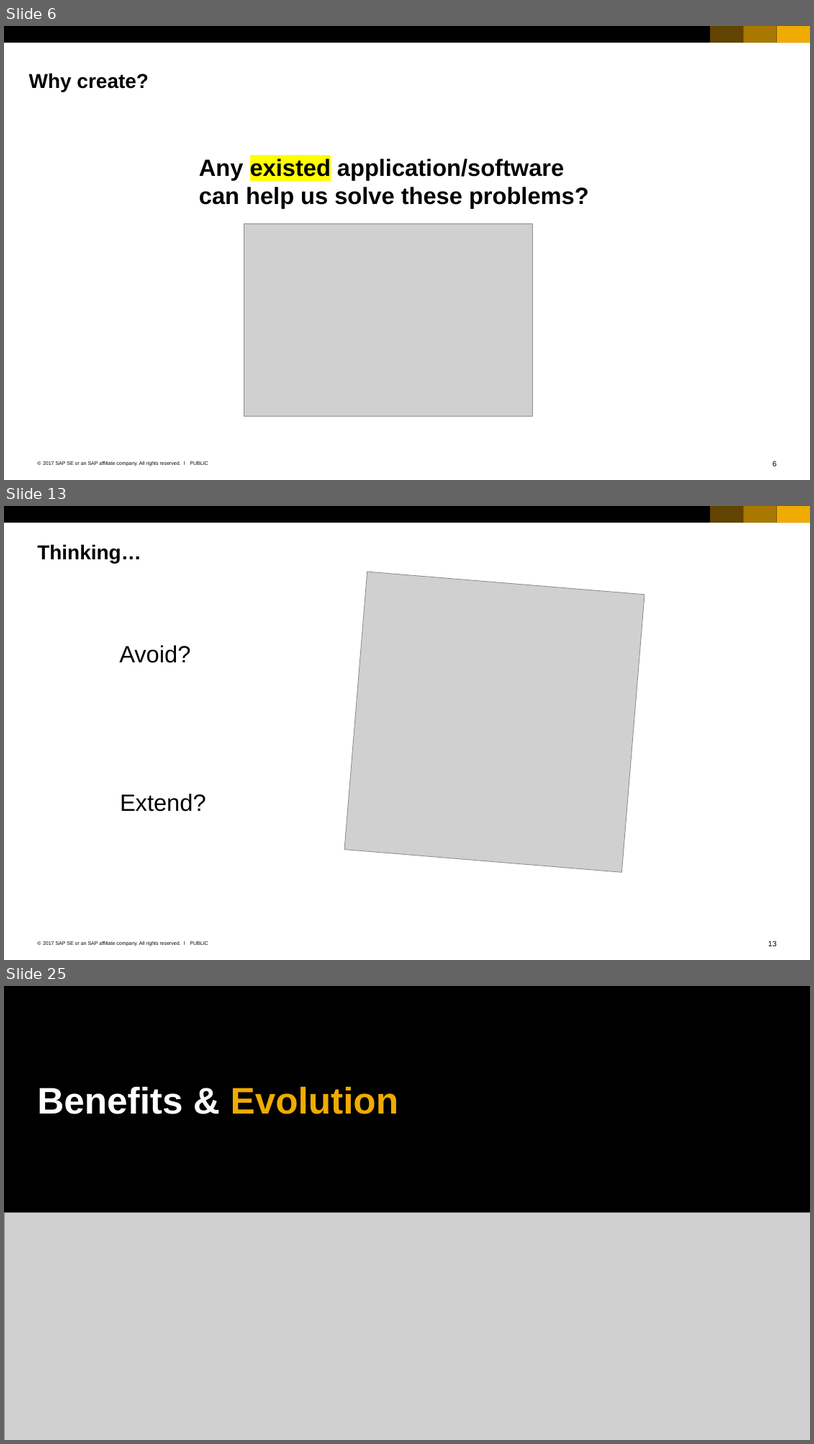
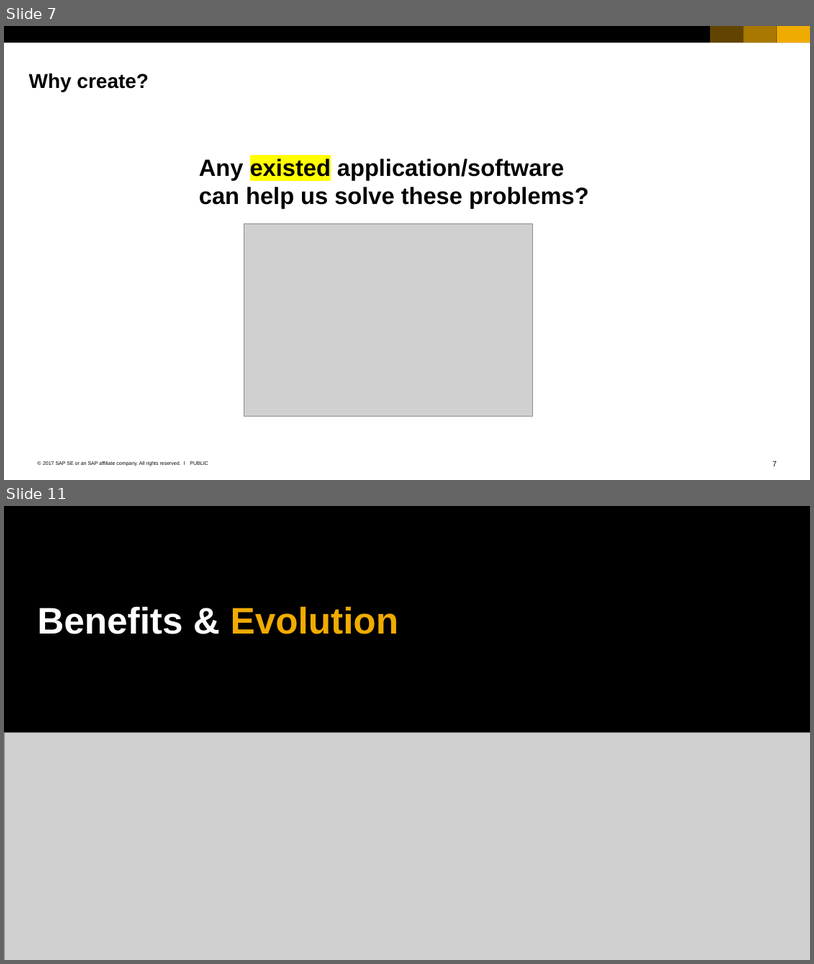
Before and after one commit to qianyilun/workload-calculator, a slide deck: SAP_2017_16x9_black_and_white.pptx. Shown one above the other, each under a label of ours: slides 6, 13 and 25 before the commit, slides 7 and 11 after it; the slides between them are not shown. The pictures are 814x1444 and 814x964 pixels, drawn with LibreOffice and Linux fonts; fonts in the diff are those of the drawing; grey boxes stand for pictures. Boxes give left, top, right and bottom in pixels: in the first picture for what was removed or moved away, otherwise in the second. Text is boxed around its words. In the diff, an @@ line names an element or a change of style, - is before the commit and + after.

```diff
--- a/SAP_2017_16x9_black_and_white.pptx
+++ b/SAP_2017_16x9_black_and_white.pptx
@@ slide 13 removed at (4,506,810,960), background #FFFFFF; not listed: 7 template elements that a slide beside it also shows @@
@@ title removed at (37,544,142,563) @@
-Thinking…
@@ picture removed at (345,572,644,872) @@
@@ text removed at (119,645,190,663) @@
-Avoid?
@@ text removed at (120,793,206,811) @@
-Extend?
@@ what was slide 6 is now slide 7 @@
@@ page number at (773,460,777,466): text changed @@
-6
+7
@@ what was slide 25 is now slide 11 @@
```
Also in this commit, not shown: 6 slides changed, 3 slides added, 16 other slides removed.
